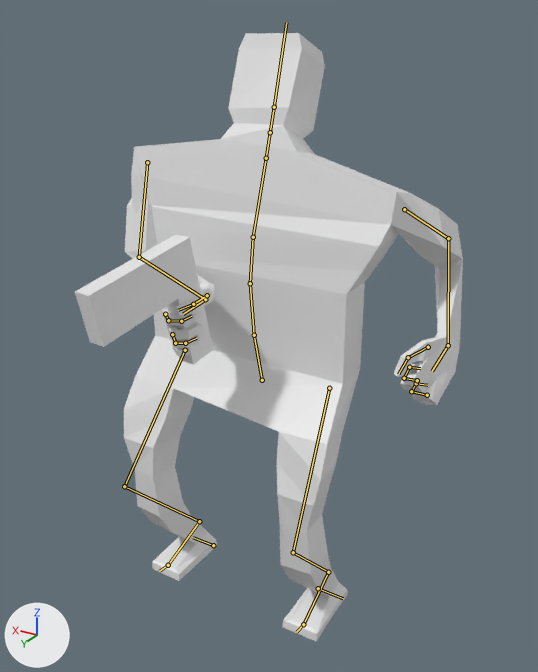
The Blender file BlenderTutorial/grunt.blend: old version first, new version second.
The view is the same before and after, from a 50 mm lens placed at (-0.952, 1.494, 1.542), pointed at (-0.092, 0.062, 0.826). The lights are fixed; the arrows at lower left show +X, +Y and +Z. The older version comes first. Both versions are drawn at frame 3 of the action 'fireGun'; the numbers are the values there. The bones that bend it are drawn over the model as lines.

In view in the first picture: 'GruntMesh', 'SimpleGun'.
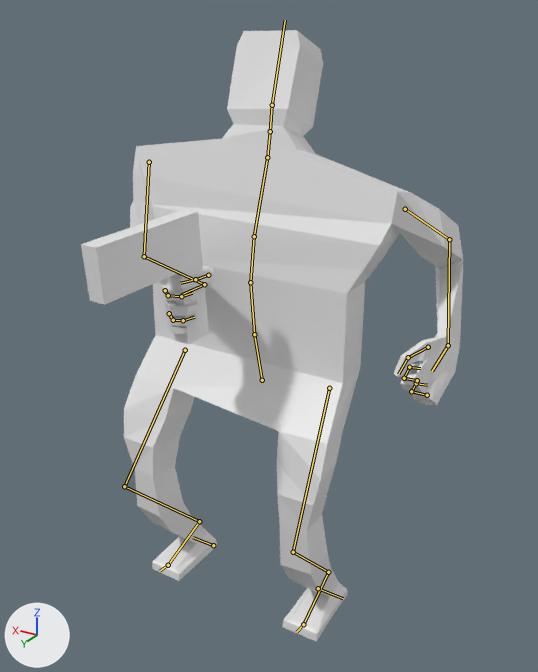
The edits, one by one:
Bone 'ik.controller.head' (bone_ik_controller_head) moves from (0.001, -0.007, 0.112) to (0.001, -0.007, 0.102).
Bone 'ik.controller.arm.R' (bone_ik_controller_arm_r) moves from (0.27, -0.866, -0.154) to (0.231, -0.866, -0.157).
Bone 'ik.controller.arm.R' (bone_ik_controller_arm_r) turns from (-80, 8, -91) to (-89, 7, -91) degrees about its own x, y and z.
Bone 'ik.target.arm.R' (bone_ik_target_arm_r) moves from (-0.188, -0.141, -0.206) to (-0.188, -0.073, -0.206).

What differs and where, as boxes [x1, y1, x2, y2] in the pictures (538 x 672 px):
'GruntMesh', posed
    before: [124, 33, 463, 641]
    after: [124, 30, 463, 641]
'SimpleGun', posed (7% narrower)
    before: [75, 234, 213, 365]
    after: [81, 209, 209, 345]
